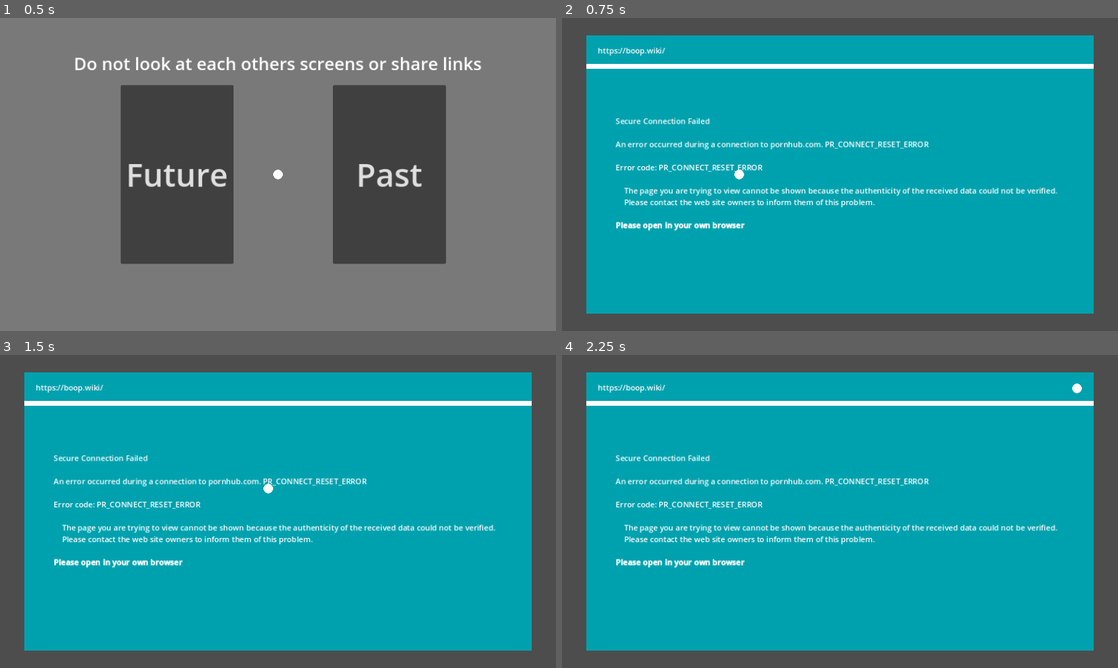
Above: before the commit, frames 1-4 (two rows, left to right).
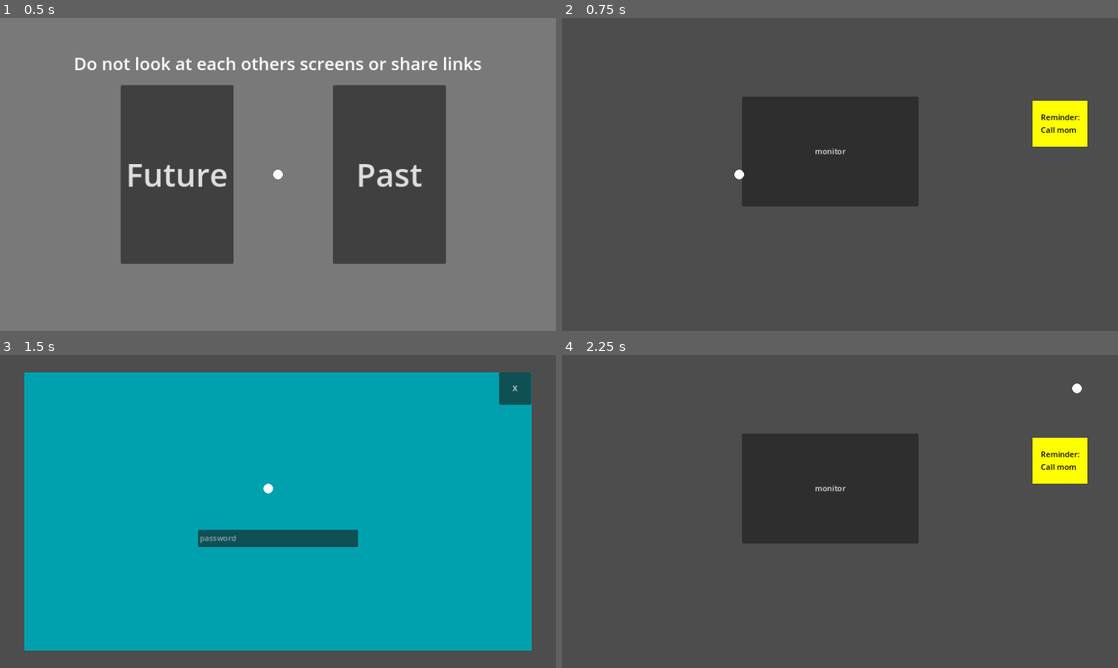
Above: after the commit, the same moments.

Repository: BoopEnthusiast/Reverie-Memory
Game: Godot game, scene res://scenes/character_select.tscn
The game is run twice, just before and just after one commit, with the same random seed, the same clock (stepped at 60 frames per second) and the same inputs. Sound files missing from this copy of the repository are replaced by a short silence.
Inputs (mouse positions are in pixels of both pictures, inside the frame that each line leads up to):
- Up to frame 1 (0.5 s): no input
- Up to frame 2 (0.75 s): click "Future" at 0.5 s
- Up to frame 3 (1.5 s): click "monitor" at 1.25 s
- Up to frame 4 (2.25 s): click (1079, 389) at 2 s, where only the run after the commit has a clickable "X"

Frame 1 is identical in both runs. In frame 2, 81% of the frame differs, in the area x 4-96%, y 5-95%; in frame 3, 6.4%; in frame 4, 81%.

Commit message:
I changed text for future and added exit button on broweser
:D

Diff:
--- a/scenes/future.tscn
+++ b/scenes/future.tscn
@@ -60,6 +60,7 @@
 [node name="CanvasLayer" type="CanvasLayer" parent="."]
 
 [node name="MonitorScreen" type="ColorRect" parent="CanvasLayer"]
+visible = false
 anchors_preset = 15
 anchor_right = 1.0
 anchor_bottom = 1.0
@@ -73,7 +74,6 @@
 script = ExtResource("3_2qq3g")
 
 [node name="PasswordScreen" type="Control" parent="CanvasLayer/MonitorScreen"]
-visible = false
 layout_mode = 1
 anchors_preset = 15
 anchor_right = 1.0
@@ -110,6 +110,7 @@
 drag_and_drop_selection_enabled = false
 
 [node name="BrowserScreen" type="Control" parent="CanvasLayer/MonitorScreen"]
+visible = false
 layout_mode = 1
 anchors_preset = 15
 anchor_right = 1.0
@@ -121,12 +122,28 @@
 position = Vector2(0, -38)
 points = PackedVector2Array(0, 102, 1050, 102)
 
+[node name="Line2D2" type="Line2D" parent="CanvasLayer/MonitorScreen/BrowserScreen"]
+position = Vector2(0, -96.41)
+scale = Vector2(1, 1)
+points = PackedVector2Array(0, 102, 471.22, 102, 1050, 102)
+
+[node name="Line2D4" type="Line2D" parent="CanvasLayer/MonitorScreen/BrowserScreen"]
+position = Vector2(804.805, -108.3)
+scale = Vector2(1, 1)
+points = PackedVector2Array(240.195, 110.3, 240, 176)
+
+[node name="Line2D3" type="Line2D" parent="CanvasLayer/MonitorScreen/BrowserScreen"]
+position = Vector2(-235, -113)
+scale = Vector2(1, 1)
+points = PackedVector2Array(240, 114, 240, 176)
+
 [node name="Label" type="Label" parent="CanvasLayer/MonitorScreen/BrowserScreen"]
 layout_mode = 0
-offset_left = 23.0
-offset_top = 20.0
-offset_right = 162.0
-offset_bottom = 43.0
+offset_left = 34.0
+offset_top = 12.0
+offset_right = 295.0
+offset_bottom = 54.0
+theme_override_font_sizes/font_size = 30
 text = "https://boop.wiki/"
 
 [node name="RichTextLabel" type="RichTextLabel" parent="CanvasLayer/MonitorScreen/BrowserScreen"]
@@ -142,9 +159,11 @@
 offset_bottom = 146.0
 grow_horizontal = 2
 grow_vertical = 2
+theme_override_font_sizes/bold_font_size = 20
+theme_override_font_sizes/italics_font_size = 30
 bbcode_enabled = true
 text = "
-Secure Connection Failed
+[i]Secure Connection Failed[/i]
 
 An error occurred during a connection to pornhub.com. PR_CONNECT_RESET_ERROR
 
@@ -155,6 +174,17 @@
 
 [b]Please open in your own browser[/b]"
 
+[node name="ExitButton" type="Button" parent="CanvasLayer/MonitorScreen/BrowserScreen"]
+layout_mode = 1
+anchors_preset = 1
+anchor_left = 1.0
+anchor_right = 1.0
+offset_left = -67.0
+offset_bottom = 67.0
+grow_horizontal = 0
+text = "X"
+
 [connection signal="pressed" from="Monitor" to="Monitor" method="_on_pressed"]
 [connection signal="pressed" from="CanvasLayer/MonitorScreen/PasswordScreen/ExitButton" to="Monitor" method="_on_exit_pressed"]
 [connection signal="text_changed" from="CanvasLayer/MonitorScreen/PasswordScreen/PasswordField" to="CanvasLayer/MonitorScreen" method="_on_password_changed"]
+[connection signal="pressed" from="CanvasLayer/MonitorScreen/BrowserScreen/ExitButton" to="Monitor" method="_on_exit_pressed"]
